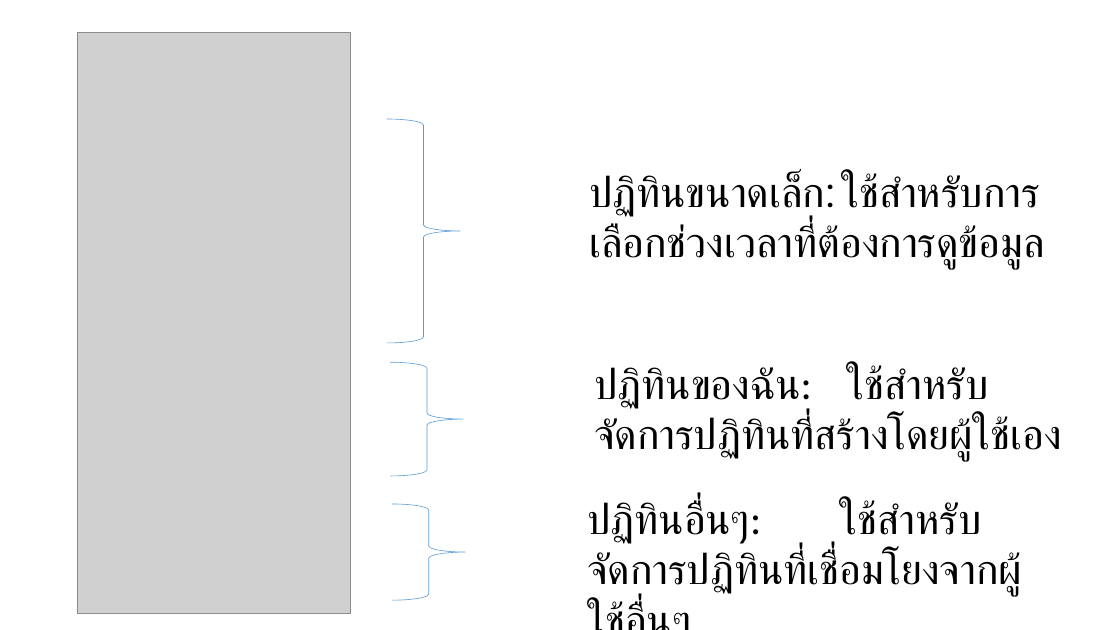
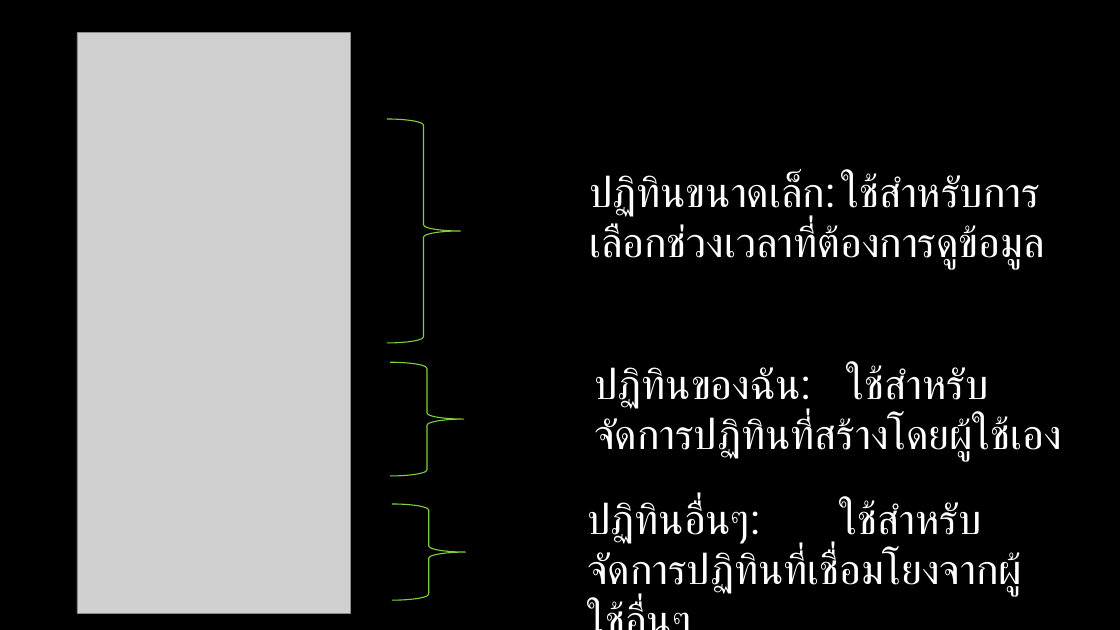
Before and after one commit to bratchasak/gcalendar, a slide deck: slide 9 of Google Calendar.pptx (slide 8 before the commit). Drawn at 1120x630 pixels with LibreOffice and Linux fonts; fonts in the diff are those of the drawing; grey boxes stand for pictures. Boxes give left, top, right and bottom in pixels: in the first picture for what was removed or moved away, otherwise in the second. Text is boxed around its words. In the diff, an @@ line names an element or a change of style, - is before the commit and + after.

```diff
--- a/Google Calendar.pptx
+++ b/Google Calendar.pptx
@@ background #FFFFFF to #000000 @@
@@ rectangle added at bbox=[27, 62, 28, 96], fill #000000 @@
@@ rectangle added at bbox=[30, 62, 31, 96], fill #000000 @@
@@ rectangle added at bbox=[33, 62, 36, 96], fill #000000 @@
@@ text "ปฏิทินขนาดเล็ก: ใช้สำหรับการเลือกช่วงเวลาที่ต้องการดูข้อมูล" at bbox=[589, 174, 1044, 269]: text colour #000000 to #FFFFFF @@
@@ text "ปฏิทินของฉัน: ใช้สำหรับจัดการปฏิทินที่สร้างโดยผู้ใช้เอง" at bbox=[594, 367, 1061, 461]: font Calibri to Roboto, text colour #000000 to #FFFFFF @@
@@ outline #5B9BD5 0.5 pt to #7FD13B 0.94 pt in 3 elements at bbox=[386, 119, 460, 344], bbox=[391, 362, 465, 476], bbox=[392, 504, 466, 601] @@
@@ text "ปฏิทินอื่นๆ: ใช้สำหรับจัดการปฏิทินที่เชื่อมโยงจากผู้ใช้อื่นๆ" at bbox=[587, 502, 1022, 596]: font Calibri to Roboto, text colour #000000 to #FFFFFF @@
```
Also in this commit, not shown: 21 other slides changed, 2 slides added, 1 slide removed, 1 other file.
